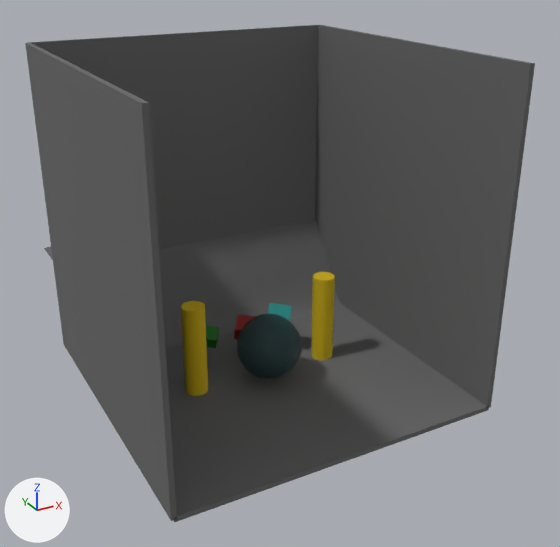
Before and after pictures for a commit that changed the COLLADA model data/models/box/boxes_transparent.dae.
Rendered twice from a 50 mm camera at (-19.8, -38.3, 24.4) aimed at (1.2, -0.2, 5.4). The axes (+X, +Y, +Z) are drawn at lower left. The lights are the same throughout. Where no turn or scale is listed for an object, it has been applied to the vertices.
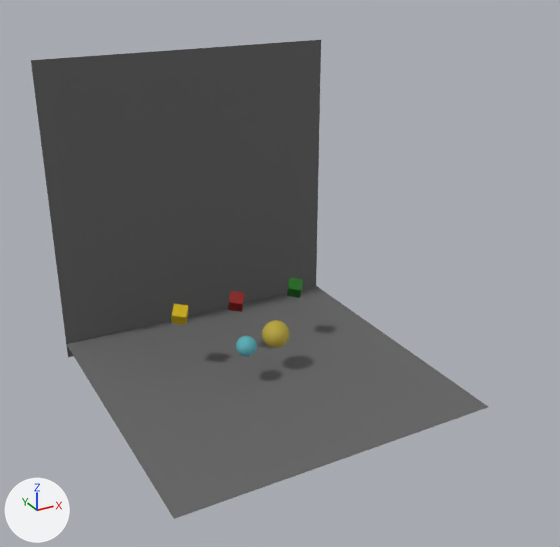
The change, as a diff of the scene's bpy script:
```diff
--- a/data/models/box/boxes_transparent.dae.py
+++ b/data/models/box/boxes_transparent.dae.py
@@ mat_glass @@
 mat_glass = principled_material('glass')
-mat_glass.base_color = (0.0138, 0.0469, 0.0523)  # dark cyan #1f3d41
+mat_glass.base_color = (0.119, 0.532, 0.604)  # cyan #61c1cc
 mat_glass.roughness = 0.7
@@ mat_glassyellow @@
+mat_glassyellow = principled_material('glassYellow')
+mat_glassyellow.base_color = (0.604, 0.469, 0.0494)  # yellow #ccb63f
+mat_glassyellow.roughness = 0.7
+mat_glassyellow.alpha = 0.776
@@ me_pplane1mesh @@
 # used by ob_pplane1; location = (0.0, 3.47, -1.39)
-me_pplane1mesh.from_pydata(...)  # 12241 vertices, 24000 faces; spans x -10.0..10.0, y -10.0..10.0, z 0.0..5.8
+me_pplane1mesh.from_pydata(...)  # 4 vertices, 2 faces; spans x -10.0..10.0, y -10.0..10.0, z 0.0
+# me_pplane1mesh part 1: 12240 vertices removed from x -10.0..10.0, y -10.0..10.0, z 0.0..5.8; 3 vertices added at x -10.0..10.0, y -10.0..10.0, z 0.0
 me_pplane1mesh.materials.append(mat_lambert1)
@@ me_psphere2mesh @@
+me_psphere2mesh.from_pydata(...)  # a UV sphere (20 segments, 20 rings, poles along z) spanning x -0.88..0.88, y -0.88..0.88, z -0.88..0.88
+me_psphere2mesh.materials.append(mat_glassyellow)  # yellow #ccb63f
@@ me_pplane2mesh @@
+me_pplane2mesh.from_pydata([(-10.0, 0.0, -10.0), (10.0, 0.0, -10.0), (-10.0, 0.0, 10.0), (10.0, 0.0, 10.0)], [], [(0, 1, 2), (2, 1, 3)])
+me_pplane2mesh.materials.append(mat_lambert1)  # dark grey #666666
@@ ob_pplane1 @@
 ob_pplane1 = bpy.data.objects.new('pPlane1', me_pplane1mesh)
-ob_pplane1.location = (0.0, 3.47, -1.39)
+ob_pplane1.location = (0.0, 0.0, -1.43)
@@ ob_psphere1 @@
 ob_psphere1 = bpy.data.objects.new('pSphere1', me_psphere1mesh)
-ob_psphere1.location = (0.0, -1.0, 1.0)
-ob_psphere1.scale = (200.0, 200.0, 200.0)
+ob_psphere1.location = (-1.29, -0.44, 1.07)
+ob_psphere1.scale = (63.6, 63.6, 63.6)
@@ ob_pcylinder1 @@
-ob_pcylinder1 = bpy.data.objects.new('pCylinder1', me_pcylinder1mesh)
-ob_pcylinder1.location = (-4.5, 0.0, 1.39)
@@ ob_pcylinder2 @@
-ob_pcylinder2 = bpy.data.objects.new('pCylinder2', me_pcylinder2mesh)
-ob_pcylinder2.location = (4.5, 0.0, 1.39)
@@ ob_pcube6 @@
-ob_pcube6 = bpy.data.objects.new('pCube6', me_pcube6mesh)
-ob_pcube6.location = (0.0, 0.0, -1.5)
@@ ob_pcube7 @@
-ob_pcube7 = bpy.data.objects.new('pCube7', me_pcube7mesh)
-ob_pcube7.location = (10.0, 0.0, 8.5)
@@ ob_pcube8 @@
-ob_pcube8 = bpy.data.objects.new('pCube8', me_pcube8mesh)
-ob_pcube8.location = (-10.0, 0.0, 8.5)
@@ ob_pcube9 @@
-ob_pcube9 = bpy.data.objects.new('pCube9', me_pcube9mesh)
-ob_pcube9.location = (0.0, 10.11, 8.5)
@@ ob_psphere2 @@
+ob_psphere2 = bpy.data.objects.new('pSphere2', me_psphere2mesh)
+ob_psphere2.location = (1.08, 0.13, 1.03)
@@ ob_pplane2 @@
+ob_pplane2 = bpy.data.objects.new('pPlane2', me_pplane2mesh)
+ob_pplane2.location = (0.0, 9.79, 7.53)
```

Where the change shows, as pixel boxes (x1, y1, x2, y2) in the pictures (560 x 547 px):
'pPlane2', added: after (31, 40, 321, 357)
'pPlane1', reshaped, moved: before (44, 220, 342, 349); after (67, 286, 488, 519)
'pCube7', deleted: before (315, 25, 535, 409)
'pCube8', deleted: before (25, 43, 177, 521)
'pCube9', deleted: before (27, 25, 318, 249)
'pCube6', deleted: before (166, 305, 489, 522)
'pSphere1', recoloured, moved, rescaled (66% narrower, 68% shorter): before (237, 314, 301, 379); after (236, 336, 257, 356)
'pCylinder1', deleted (yellow): before (181, 301, 208, 396)
'pCylinder2', deleted (yellow): before (311, 272, 335, 360)
'pSphere2', added (yellow): after (262, 320, 289, 348)
